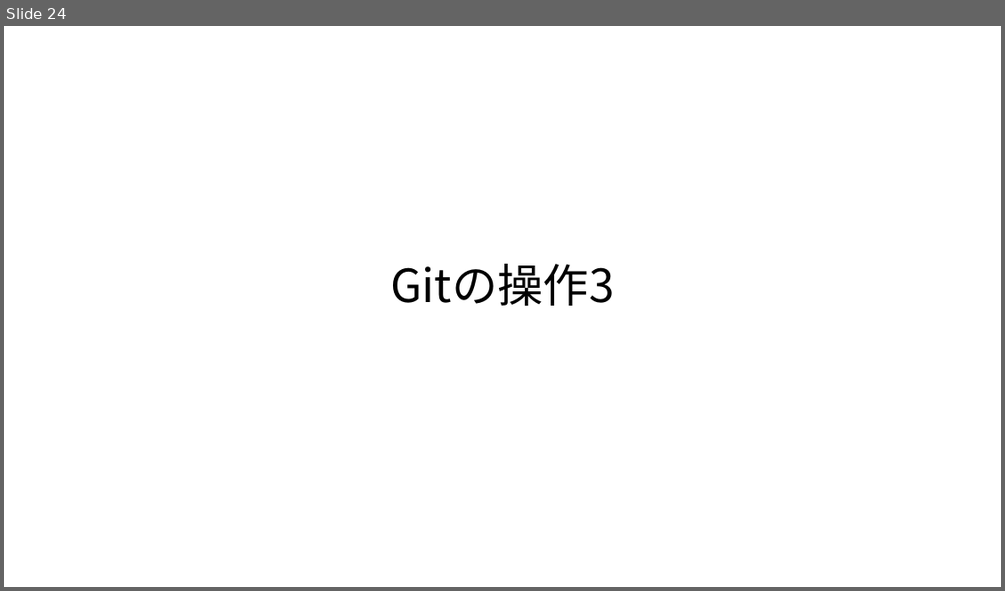
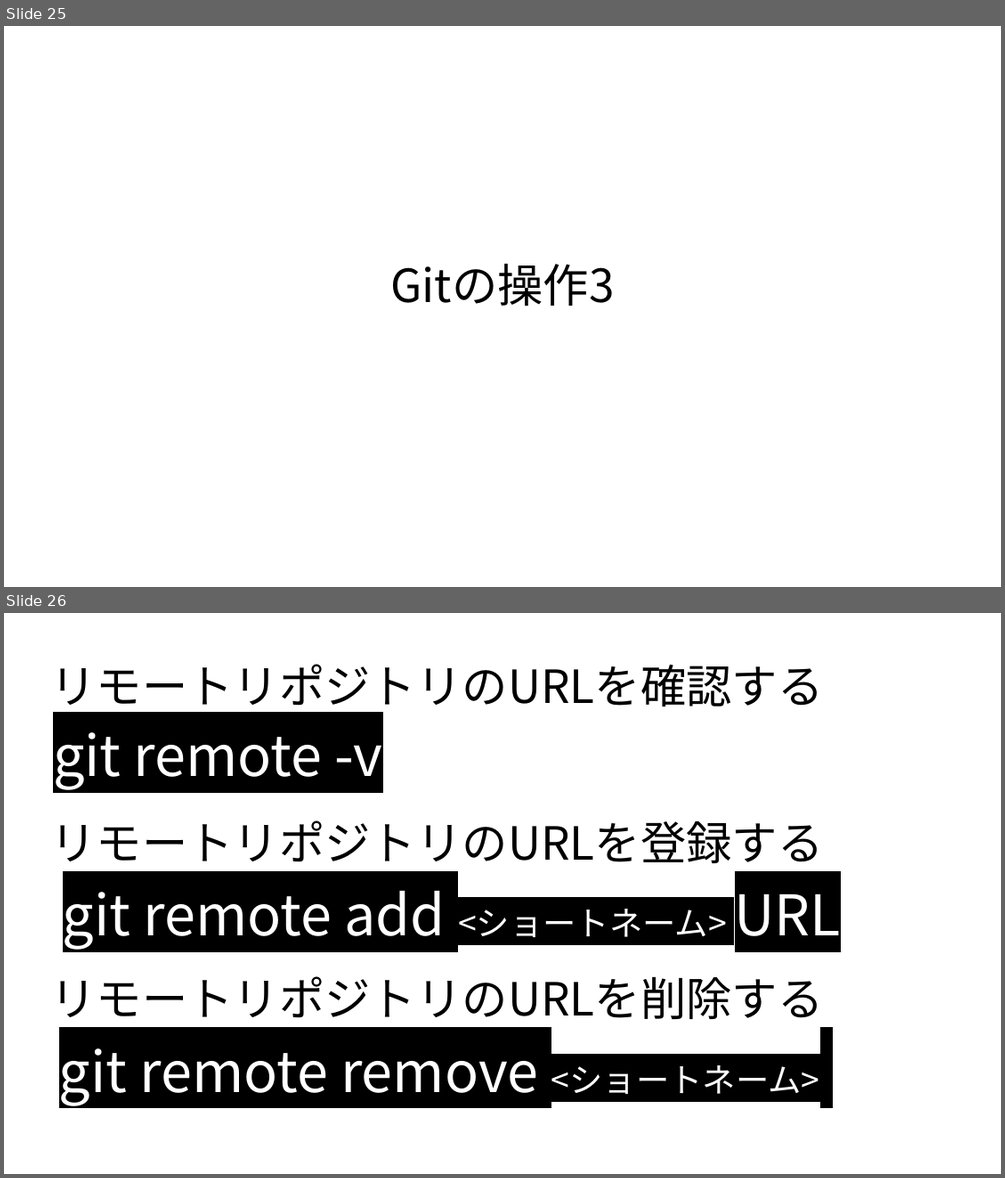
Before and after one commit to syalpon/GITS, a slide deck: git.pptx. Shown one above the other, each under a label of ours: slide 24 before the commit, slides 25 and 26 after it. The pictures are 1005x591 and 1005x1178 pixels, drawn with LibreOffice and Linux fonts; fonts in the diff are those of the drawing. Boxes give left, top, right and bottom in pixels: in the first picture for what was removed or moved away, otherwise in the second. Text is boxed around its words. In the diff, an @@ line names an element or a change of style, - is before the commit and + after.

```diff
--- a/git.pptx
+++ b/git.pptx
@@ slide 26 added at bbox=[4, 613, 1001, 1174], background #FFFFFF @@
@@ text added at bbox=[51, 664, 824, 714], 44 pt, text #000000 @@
+リモートリポジトリのURLを確認する
@@ text added at bbox=[53, 732, 383, 790], 54 pt, text #FFFFFF @@
+git remote -v
@@ text added at bbox=[51, 820, 824, 863], 44 pt, text #000000 @@
+リモートリポジトリのURLを登録する
@@ text added at bbox=[63, 879, 841, 949], 54 pt, text #FFFFFF @@
+git remote add <ショートネーム> URL
@@ text added at bbox=[51, 976, 824, 1019], 44 pt, text #000000 @@
+リモートリポジトリのURLを削除する
@@ text added at bbox=[59, 1048, 820, 1105], 54 pt, text #FFFFFF @@
+git remote remove <ショートネーム>
@@ what was slide 24 is now slide 25 @@
```
Also in this commit, not shown: 9 slides changed, 2 other slides added, 1 other file.
